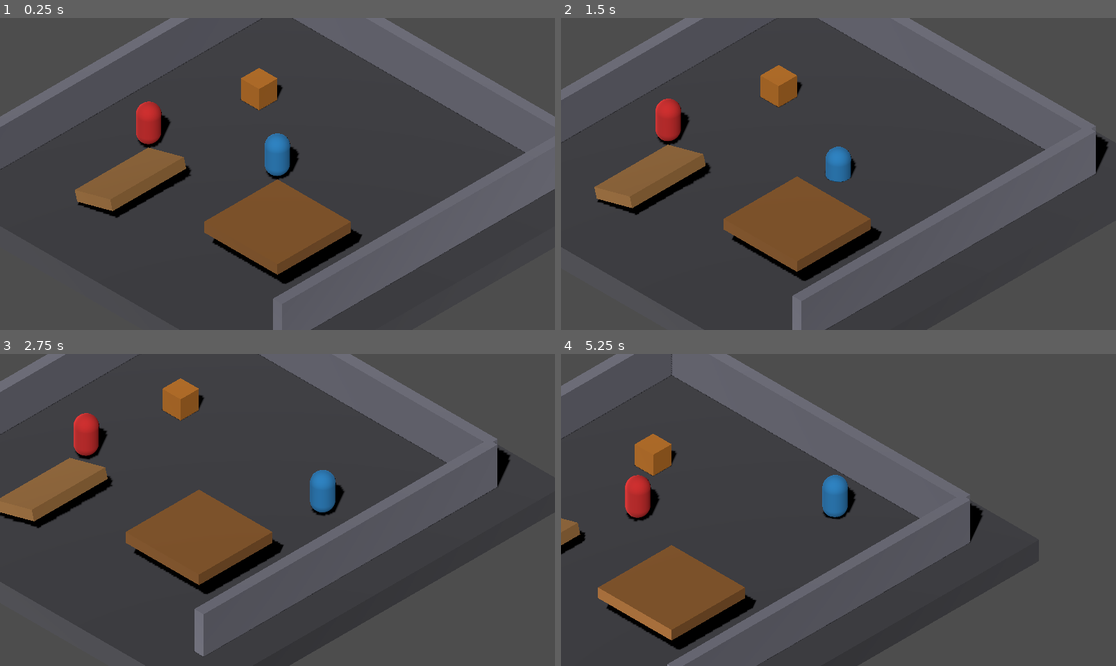
Above: before the commit, frames 1-4 (two rows, left to right).
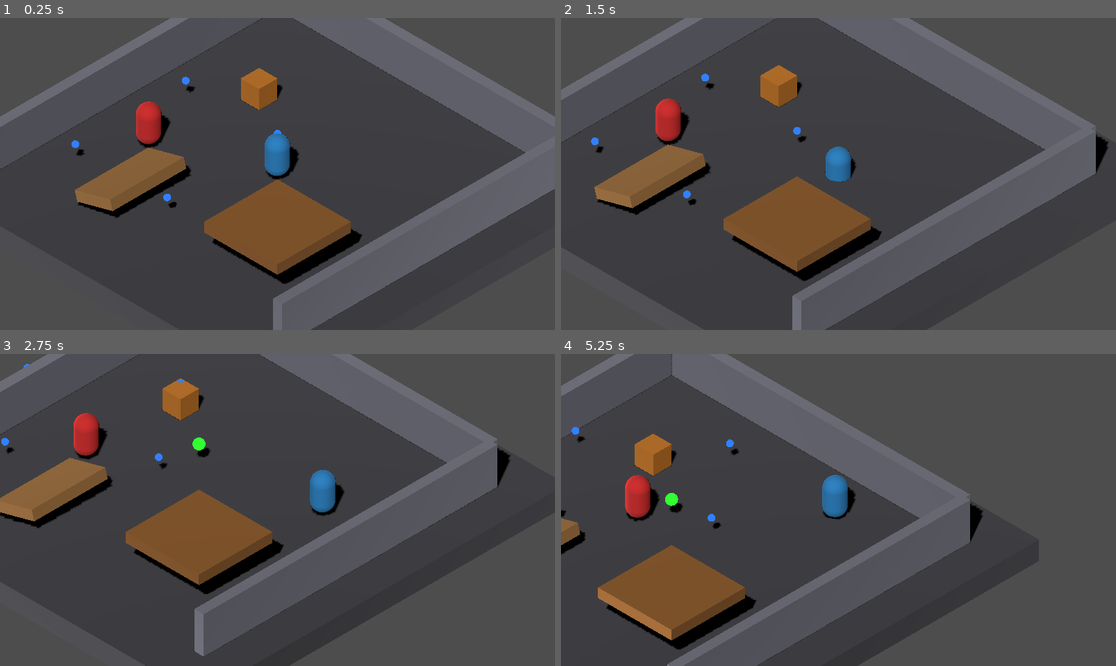
Above: after the commit, the same moments.

Repository: czoesq/3d-stealth
Game: Godot game, scene res://test_world.tscn
Same seed, same stepped clock (60 frames per second), same inputs: the game is played once before the commit and once after it.
Inputs:
- Up to frame 1 (0.25 s): no input
- Up to frame 2 (1.5 s): tap Enter at 0.5 s; hold D (move_right) 0.53-1.28 s; tap C (crouch_toggle) at 0.6 s; tap Space (jump) at 0.77 s; hold S (move_back) from 1.28 s (still down); tap Shift (sprint) at 1.35 s
- Up to frame 3 (2.75 s): tap Space (jump) at 1.52 s; release S (move_back) at 2.03 s; hold D (move_right) from 2.03 s (still down); tap C (crouch_toggle) at 2.1 s
- Up to frame 4 (5.25 s): release D (move_right) at 2.78 s; hold W (move_forward) 2.78-3.53 s; tap Shift (sprint) at 2.85, 4.35 s; tap Space (jump) at 3.02, 3.77, 4.52 s; hold A (move_left) 3.53-5.03 s; tap C (crouch_toggle) at 3.6, 5.1 s; hold S (move_back) from 5.03 s (still down)

The runs differ from the first frame. In frame 1, 0.2% of the frame differs, in the area x 12-51%, y 18-62%; in frame 2, 0.2%; in frame 3, 0.2%; in frame 4, 0.3%, in the area x 0-33%, y 23-57%.

Commit message:
Add debug waypoint spheres, add raycast obstacle slide in _move_toward_target

Diff:
--- a/Scripts/AI/enemy_controller.gd
+++ b/Scripts/AI/enemy_controller.gd
@@ -44,6 +44,7 @@
 
 @export_group("Debug")
 @export var show_vision_cone: bool = true
+@export var show_waypoints: bool = true
 @export var debug: bool = false
 
 var state: State = State.IDLE
@@ -71,6 +72,8 @@
 var vision_ray: RayCast3D
 var patrol_points: Array[Node3D] = []
 var vision_cone_mesh: MeshInstance3D
+var _debug_patrol_markers: Array[MeshInstance3D] = []
+var _debug_target_marker: MeshInstance3D
 
 @onready var collision_shape: CollisionShape3D = $CollisionShape3D
 
@@ -93,6 +96,7 @@
 	_setup_hearing_area()
 	_collect_patrol_points()
 	_auto_generate_patrol()
+	_setup_debug_waypoints()
 
 	if debug:
 		print("enemy _ready: pos=", global_position, " patrol_points=", patrol_points.size())
@@ -187,6 +191,50 @@
 	vision_cone_mesh.visible = show_vision_cone
 
 
+func _setup_debug_waypoints() -> void:
+	if not show_waypoints:
+		return
+	for pt in patrol_points:
+		var sphere := MeshInstance3D.new()
+		sphere.name = "DebugPatrolPoint_" + pt.name
+		var mesh := SphereMesh.new()
+		mesh.radius = 0.15
+		mesh.height = 0.3
+		var mat := StandardMaterial3D.new()
+		mat.albedo_color = Color(0.2, 0.5, 1.0, 0.6)
+		mat.shading_mode = BaseMaterial3D.SHADING_MODE_UNSHADED
+		mesh.material = mat
+		sphere.mesh = mesh
+		sphere.global_position = pt.global_position
+		sphere.set_as_top_level(true)
+		add_child(sphere)
+		_debug_patrol_markers.append(sphere)
+
+	var target_sphere := MeshInstance3D.new()
+	target_sphere.name = "DebugCurrentTarget"
+	var tmesh := SphereMesh.new()
+	tmesh.radius = 0.25
+	tmesh.height = 0.5
+	var tmat := StandardMaterial3D.new()
+	tmat.albedo_color = Color(0.2, 1.0, 0.2, 0.8)
+	tmat.shading_mode = BaseMaterial3D.SHADING_MODE_UNSHADED
+	tmesh.material = tmat
+	target_sphere.mesh = tmesh
+	target_sphere.set_as_top_level(true)
+	add_child(target_sphere)
+	_debug_target_marker = target_sphere
+
+
+func _update_debug_waypoints() -> void:
+	if not show_waypoints:
+		return
+	for i in _debug_patrol_markers.size():
+		if i < patrol_points.size():
+			_debug_patrol_markers[i].global_position = patrol_points[i].global_position
+	if _debug_target_marker:
+		_debug_target_marker.global_position = nav_agent.target_position
+
+
 func _update_vision_cone_mesh() -> void:
 	if not vision_cone_mesh or vision_range <= 0.0:
 		return
@@ -265,6 +313,7 @@
 			_process_knocked_out(delta)
 
 	_update_detection(delta)
+	_update_debug_waypoints()
 
 
 func _process_idle(delta: float) -> void:
@@ -621,17 +670,27 @@
 	else:
 		_stuck_frames = 0
 
-	velocity = dir * speed
+	var desired_dir := dir
+	var space_state := get_world_3d().direct_space_state
+	var ray_hit := space_state.intersect_ray(PhysicsRayQueryParameters3D.create(global_position, next_pos, 1, [self]))
+	if ray_hit and ray_hit.collider != player:
+		if debug:
+			print("enemy: obstacle ", ray_hit.collider.name, " in path, normal=", ray_hit.normal)
+		var slide_dir := dir.slide(ray_hit.normal).normalized()
+		if slide_dir.length_squared() > 0.0:
+			desired_dir = slide_dir
+
+	velocity = desired_dir * speed
 
 	if _stuck_frames > 4:
 		if debug:
 			print("enemy: stuck for ", _stuck_frames, " frames, sidestepping")
-		var perp := Vector3(-dir.z, 0.0, dir.x)
-		velocity = (dir + perp * 0.6).normalized() * speed
+		var perp := Vector3(-desired_dir.z, 0.0, desired_dir.x)
+		velocity = (desired_dir + perp * 0.6).normalized() * speed
 
 	move_and_slide()
 
-	var target_basis := Basis.looking_at(-dir, Vector3.UP)
+	var target_basis := Basis.looking_at(-desired_dir, Vector3.UP)
 	transform.basis = transform.basis.slerp(target_basis, turn_rate * delta)
 
 
